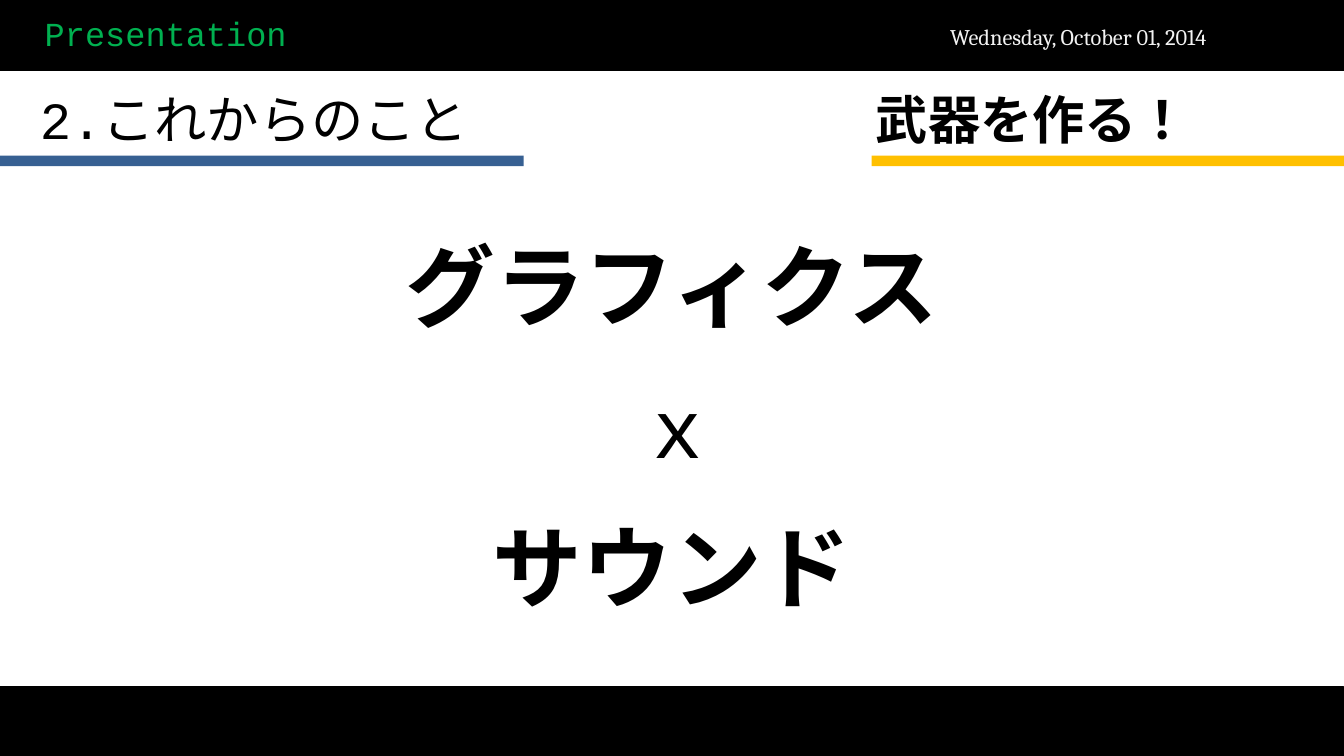
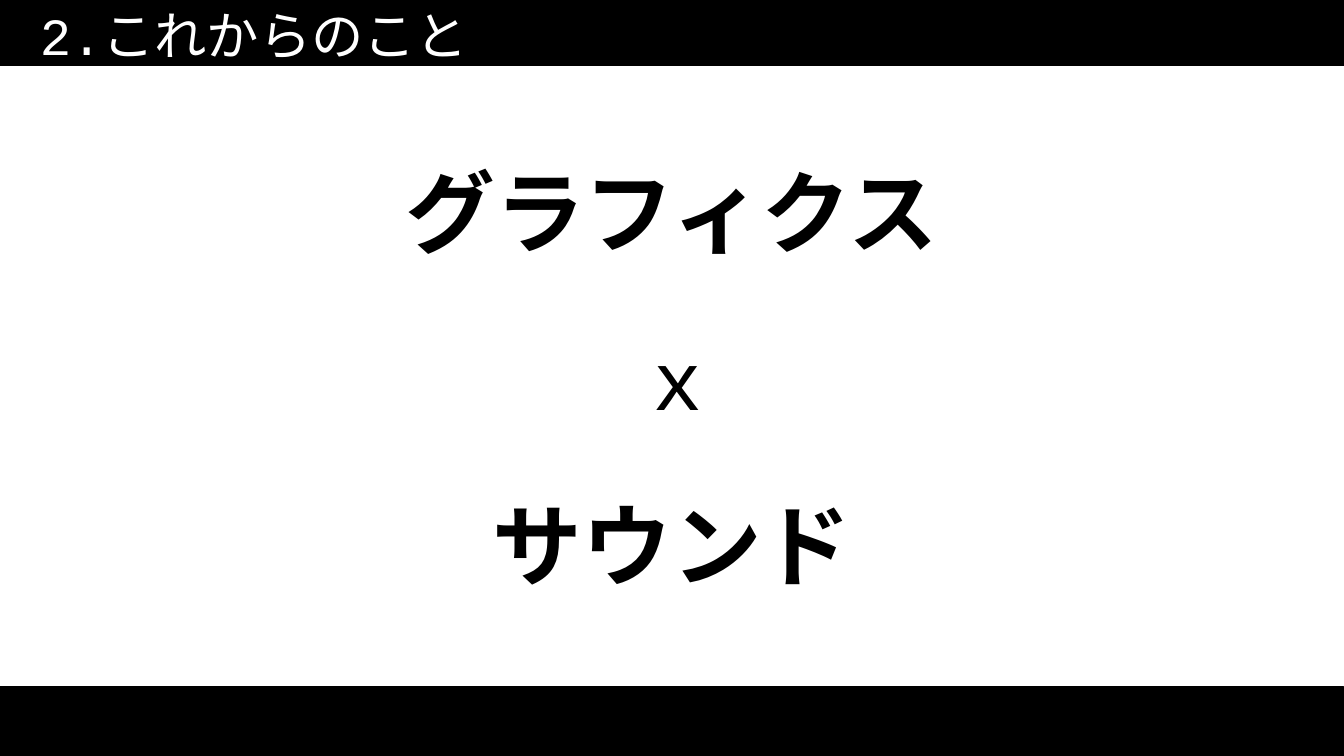
Before and after one commit to scarecrow173/Test, a slide deck: slide 22 of 試用期間終了.pptx (slide 20 before the commit). Drawn at 1344x756 pixels with LibreOffice and Linux fonts; fonts in the diff are those of the drawing; background and template pictures are left out. Boxes give left, top, right and bottom in pixels: in the first picture for what was removed or moved away, otherwise in the second. Text is boxed around its words. In the diff, an @@ line names an element or a change of style, - is before the commit and + after.

```diff
--- a/試用期間終了.pptx
+++ b/試用期間終了.pptx
@@ rectangle: place and size @@
-rectangle at (0,1,1344,69)
+rectangle at (0,0,1344,65)
@@ text "2.これからのこと": place and size @@
-text "2.これからのこと" at (40,101,468,141)
+text "2.これからのこと" at (40,17,468,70)
@@ text "2.これからのこと" at (40,17,468,70): text colour #000000 to #FFFFFF @@
@@ text removed at (45,21,287,47) @@
-Presentation
@@ text removed at (950,29,1206,50) @@
-Wednesday, October 01, 2014
@@ text removed at (876,94,1189,144) @@
-武器を作る！
@@ rectangle removed at (0,156,524,167) @@
@@ text "グラフィクス": place and size @@
-text "グラフィクス" at (405,242,938,328)
+text "グラフィクス" at (405,168,938,254)
@@ rectangle removed at (872,156,1344,167) @@
@@ title "ｘ": place and size @@
-title "ｘ" at (638,414,719,458)
+title "ｘ" at (638,366,719,410)
@@ text "サウンド": place and size @@
-text "サウンド" at (493,527,851,607)
+text "サウンド" at (493,505,851,585)
```
Also in this commit, not shown: 20 other slides changed, 2 slides added, 11 other files.
